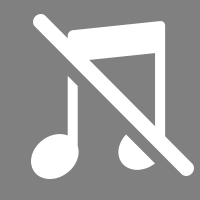
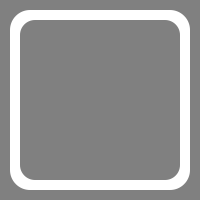
Before/after of a 200 x 200 layered artwork. What changed in the layer stack:
added layer "Frame" above "BGM_Mute" over (10, 10, 190, 190)
hid group "BGM_Mute" (2 layers) over (31, 14, 194, 179)
